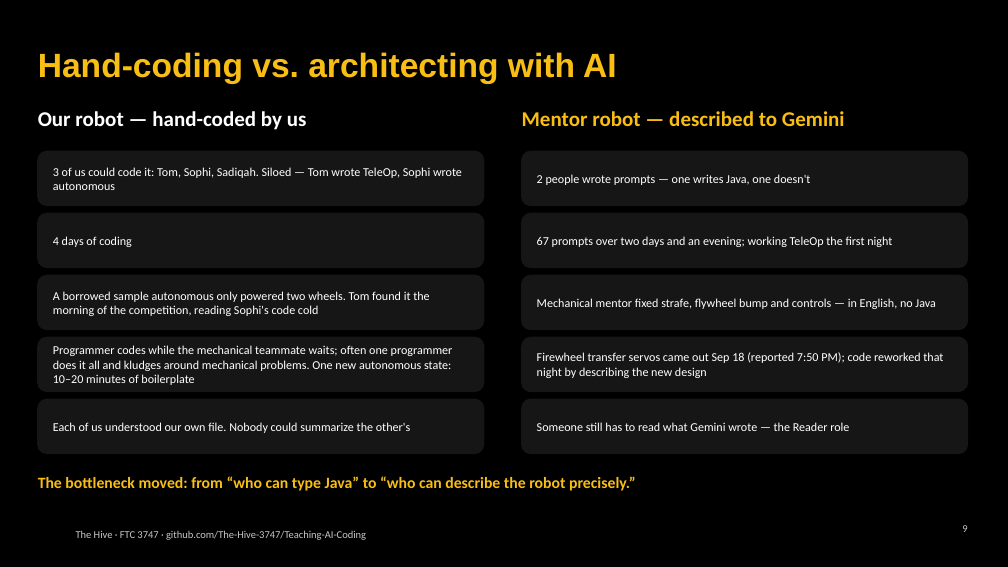
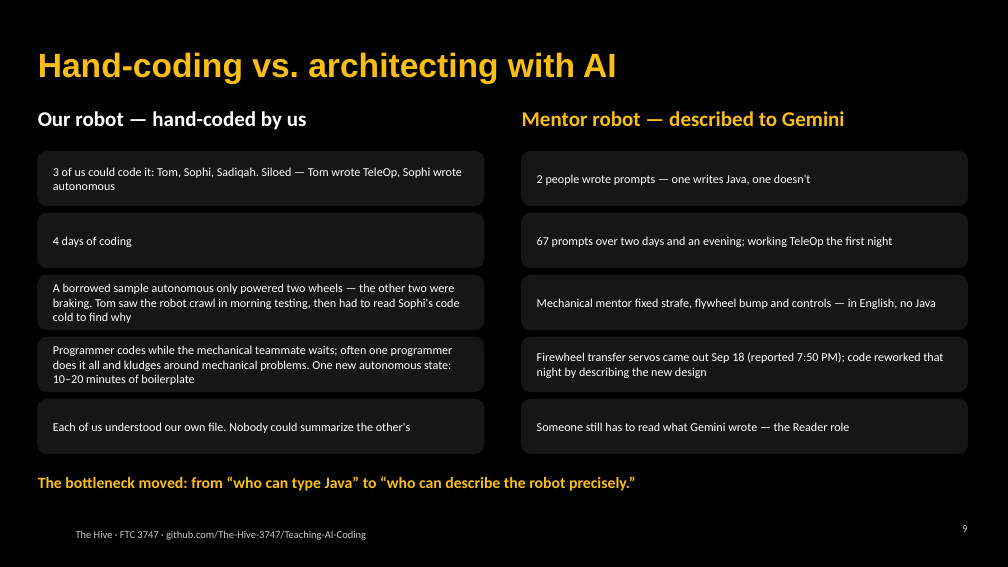
Before and after one commit to The-Hive-3747/Teaching-AI-Coding, a slide deck: slide 9 of slides/kickoff.pptx. Drawn at 1008x567 pixels with LibreOffice and Linux fonts; fonts in the diff are those of the drawing; background and template pictures are left out. Boxes give left, top, right and bottom in pixels: in the first picture for what was removed or moved away, otherwise in the second. Text is boxed around its words. In the diff, an @@ line names an element or a change of style, - is before the commit and + after.

```diff
--- a/slides/kickoff.pptx
+++ b/slides/kickoff.pptx
@@ text at [53,283,460,323]: text changed @@
-A borrowed sample autonomous only powered two wheels. Tom found it the morning of the competition, reading Sophi's code cold
+A borrowed sample autonomous only powered two wheels — the other two were braking. Tom saw the robot crawl in morning testing, then had to read Sophi's code cold to find why
```
Also in this commit, not shown: 2 other files.
